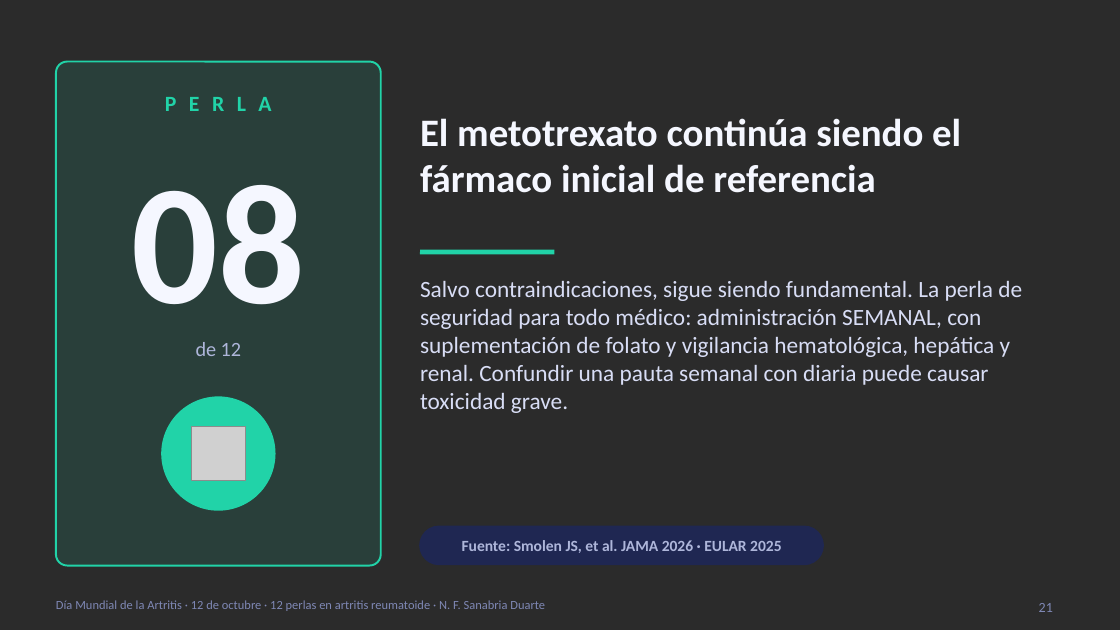
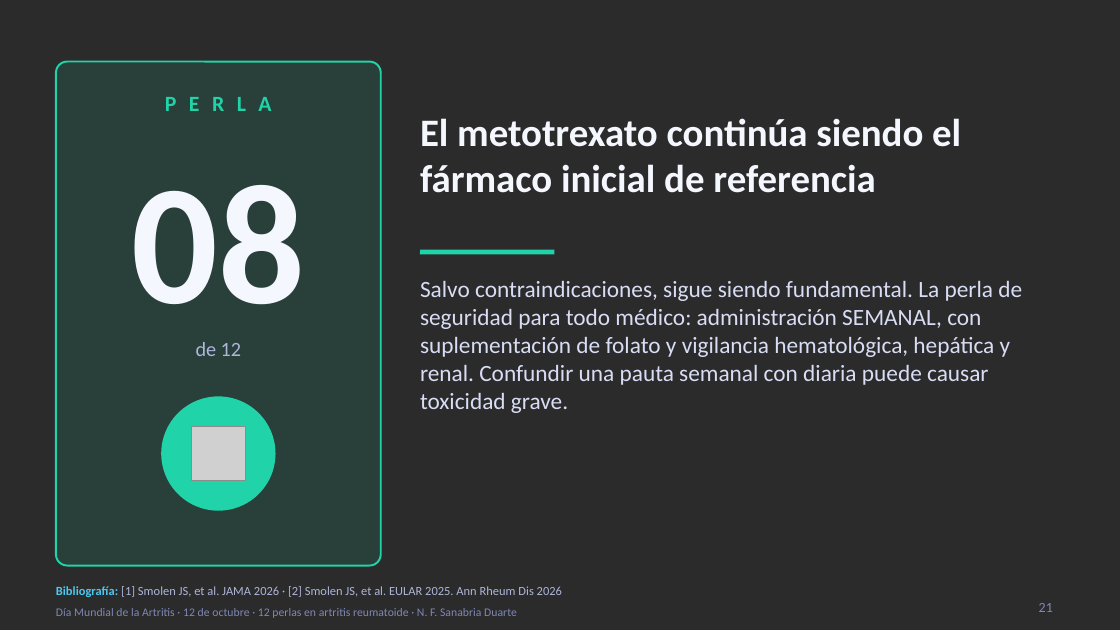
Before and after one commit to nestor120512/nes, a slide deck: slide 21 of 12_perlas_artritis_reumatoide.pptx. Drawn at 1120x630 pixels with LibreOffice and Linux fonts; fonts in the diff are those of the drawing; grey boxes stand for pictures; background and template pictures are left out; a plain dark background stands for a picture behind light text. Boxes give left, top, right and bottom in pixels: in the first picture for what was removed or moved away, otherwise in the second. Text is boxed around its words. In the diff, an @@ line names an element or a change of style, - is before the commit and + after.

```diff
--- a/12_perlas_artritis_reumatoide.pptx
+++ b/12_perlas_artritis_reumatoide.pptx
@@ rounded rectangle removed at [420, 526, 823, 564] @@
@@ text at [56, 586, 562, 597]: text changed; size 10 to 8 pt; bold off @@
-Fuente: Smolen JS, et al. JAMA 2026 · EULAR 2025
+Bibliografía: [1] Smolen JS, et al. JAMA 2026 · [2] Smolen JS, et al. EULAR 2025. Ann Rheum Dis 2026
@@ text "Día Mundial de la Artritis ..." at [56, 608, 517, 618]: size 8 to 7.5 pt; vertical alignment top to middle @@
```
Also in this commit, not shown: 34 other slides changed.
